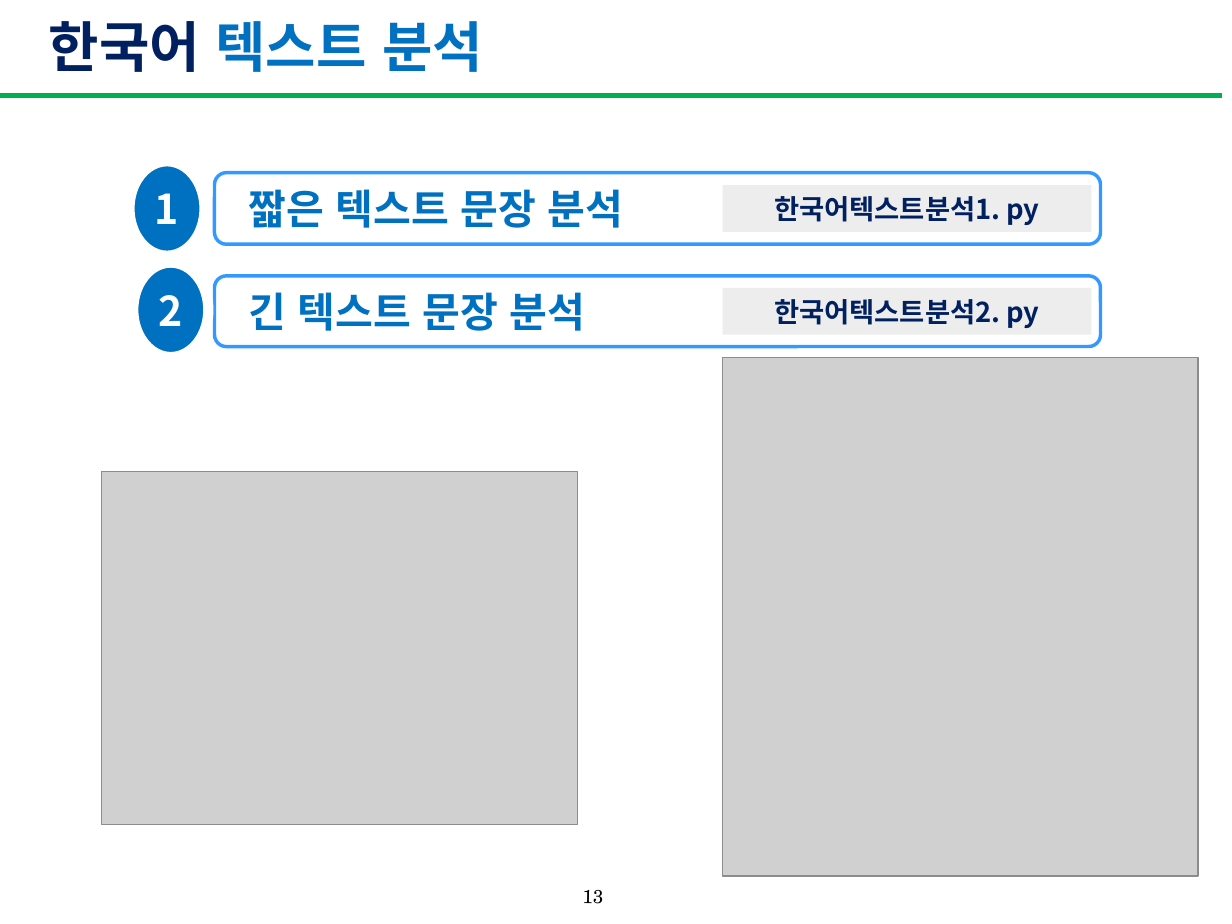
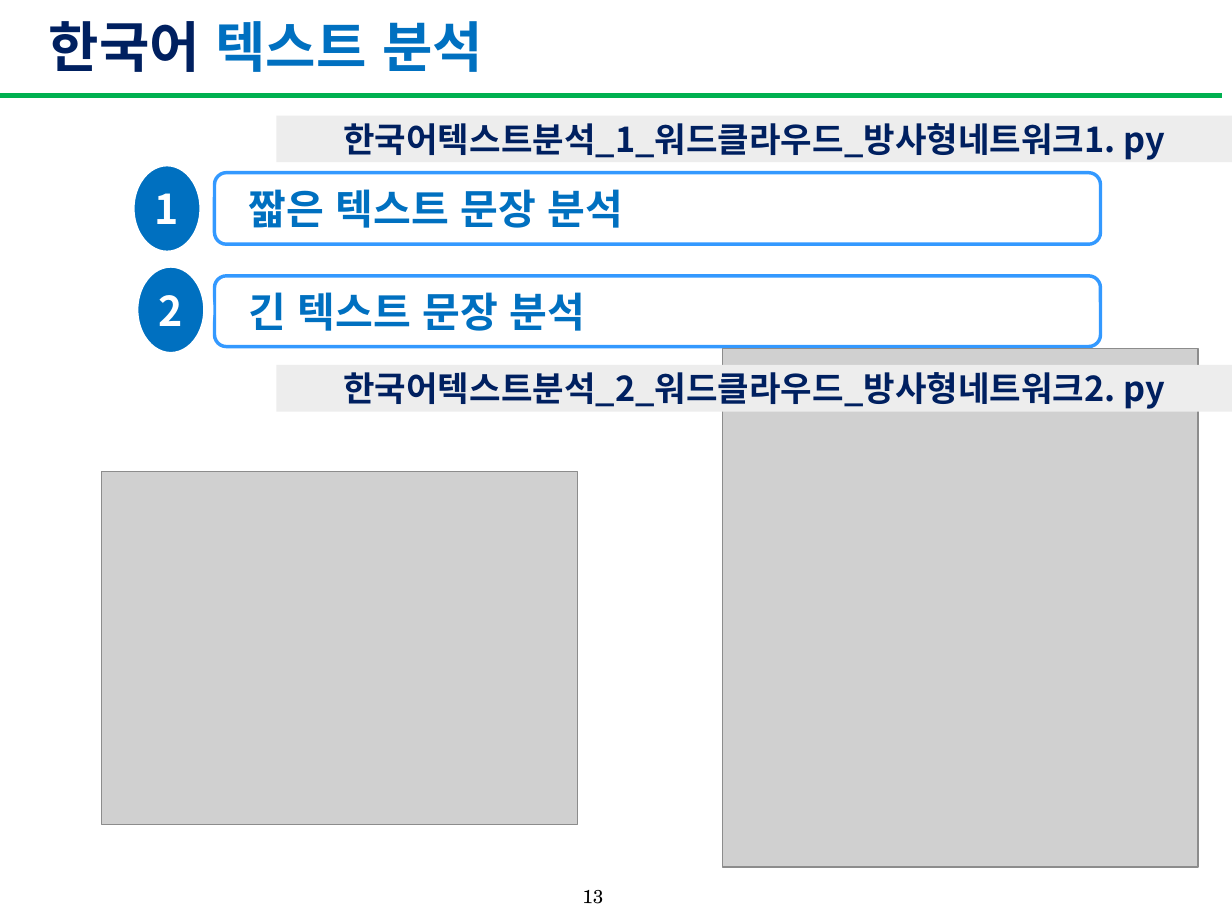
Before and after one commit to yoon-hyosun/PA, a slide deck: slide 13 of 한국어분석과워드클라우드_4.pptx. Drawn at 1232x924 pixels with LibreOffice and Linux fonts; fonts in the diff are those of the drawing; grey boxes stand for pictures. Boxes give left, top, right and bottom in pixels: in the first picture for what was removed or moved away, otherwise in the second. Text is boxed around its words. In the diff, an @@ line names an element or a change of style, - is before the commit and + after.

```diff
--- a/한국어분석과워드클라우드_4.pptx
+++ b/한국어분석과워드클라우드_4.pptx
@@ rectangle "한국어텍스트분석_1_워드클라우드_방사형네트워크1. py": place and size @@
-rectangle "한국어텍스트분석_1_워드클라우드_방사형네트워크1. py" at (723,185,1092,232)
+rectangle "한국어텍스트분석_1_워드클라우드_방사형네트워크1. py" at (276,116,1232,163)
@@ text in rectangle at (343,123,1165,160): text changed; size 16 to 20 pt @@
-한국어텍스트분석1. py
+한국어텍스트분석_1_워드클라우드_방사형네트워크1. py
@@ picture: place and size @@
-picture at (723,357,1199,876)
+picture at (723,349,1199,867)
@@ rectangle "한국어텍스트분석_2_워드클라우드_방사형네트워크2. py": place and size @@
-rectangle "한국어텍스트분석_2_워드클라우드_방사형네트워크2. py" at (723,288,1092,335)
+rectangle "한국어텍스트분석_2_워드클라우드_방사형네트워크2. py" at (276,365,1232,411)
@@ text in rectangle at (343,372,1165,409): text changed; size 16 to 20 pt @@
-한국어텍스트분석2. py
+한국어텍스트분석_2_워드클라우드_방사형네트워크2. py
```
Also in this commit, not shown: 31 other slides changed, 8 slides added, 2 slides removed.
